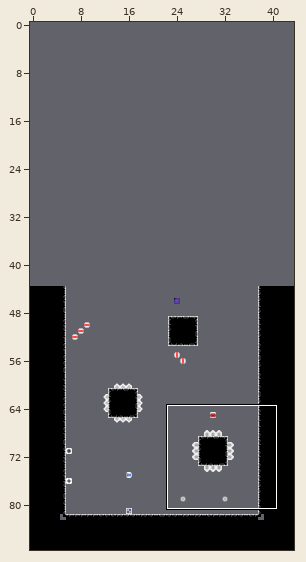
Tiled map, stored at maps_data/levels/1.tmx. The first picture is a wide view before the edit; the outline marks the close-up.
Close-up. As it was:
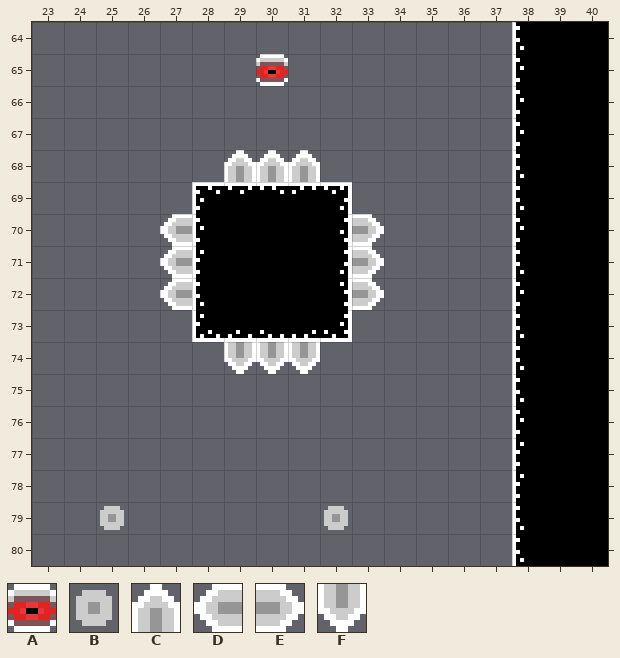
Cells are 16x16 px. Shown: x 23..40, y 64..80. The commit also changed other parts of the map, which this record leaves out. The old version is drawn lined up with the new one.
Key: from "spawn_tiles": A 1, B 4; from "spikes_spawn": C 1, D 8, E 10, F 17.
_ is an empty cell.
Layers that did not change in this view are not listed.
Layer "spikes" before, first column x 23:
64 __________________
65 __________________
66 __________________
67 __________________
68 ______CCC_________
69 __________________
70 ____D_____E_______
71 ____D_____E_______
72 ____D_____E_______
73 __________________
74 ______FFF_________
75 __________________
76 __________________
77 __________________
78 __________________
79 __________________
80 __________________
After the commit:
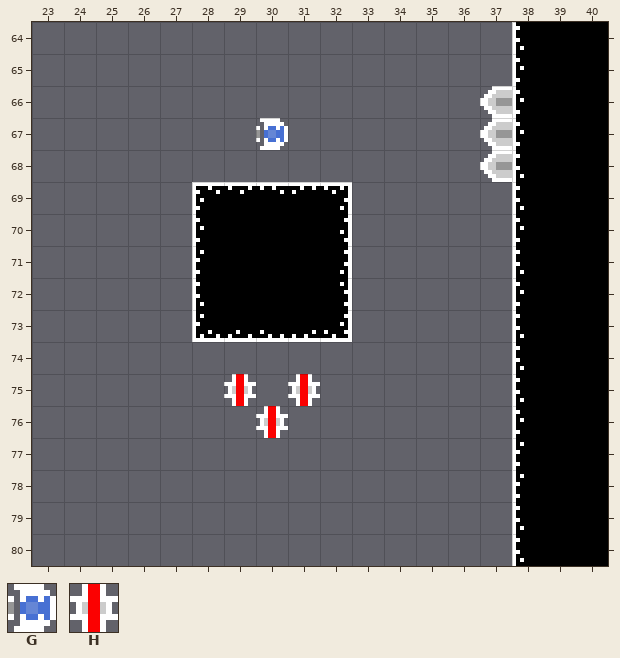
Further tiles: from "spawn_tiles": G 2; from "spikes_spawn": H 6.
Change:
Changed rows in their new state; . is an unchanged cell.
map size 44x44 -> 44x88 cells (old content now starts at 0,44; both pictures use the new coordinates)
Layer "spikes":
first column x 27:
66 ..........D
67 ..........D
68 ..___.....D
70 _....._....
71 _....._....
72 _....._....
74 ..___......
75 ..H.H......
76 ...H.......
Layer "spawns":
first column x 30:
65 _
67 G
first column x 25:
79 _......_
Boxes around the changes in both close-ups, in picture pixels (x1, y1, x2, y2):
removed: (256, 54, 288, 86)
added: (480, 86, 512, 182)
changed: (224, 118, 320, 182)
removed: (160, 214, 192, 310)
removed: (352, 214, 384, 310)
changed: (224, 342, 320, 438)
removed: (100, 506, 124, 530)
removed: (324, 506, 348, 530)
